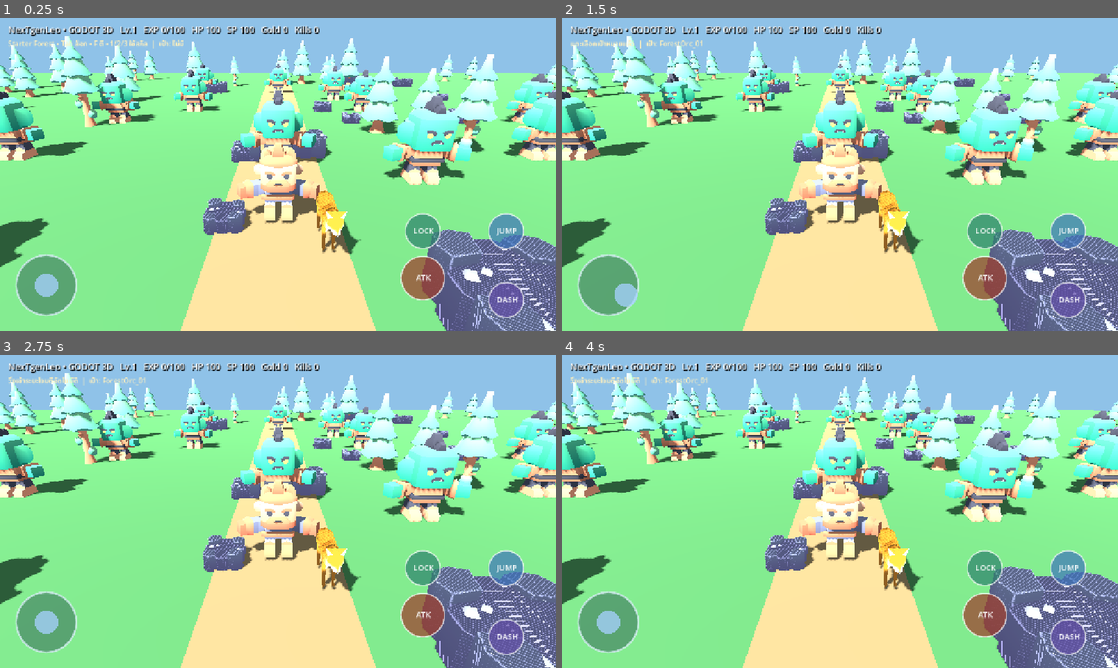
Above: before the commit, frames 1-4 (two rows, left to right).
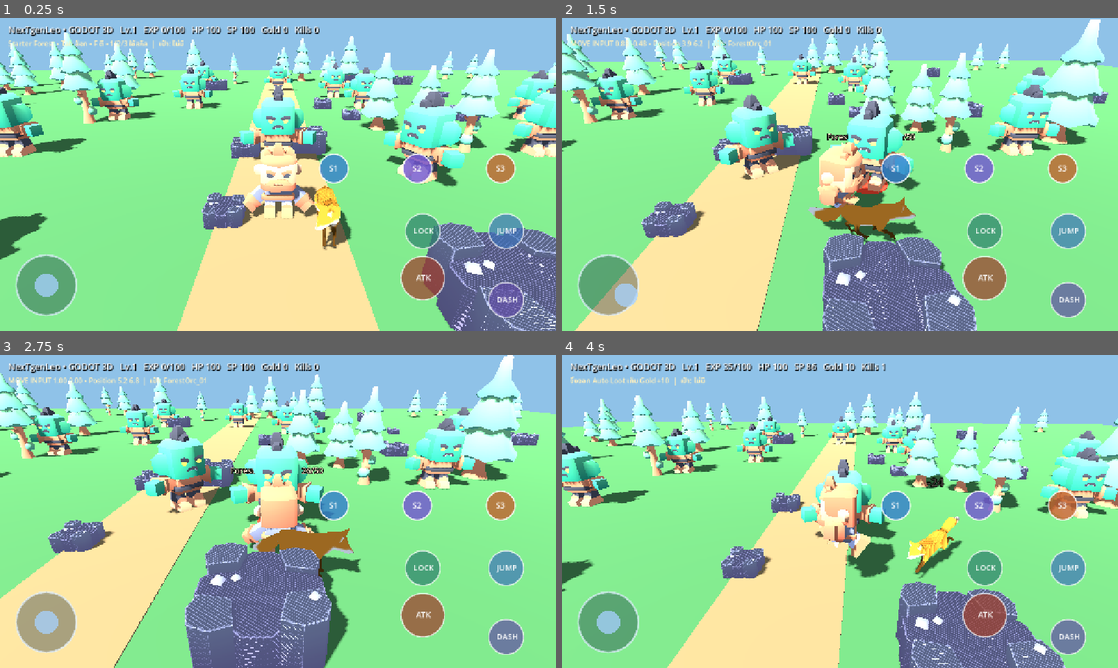
Above: after the commit, the same moments.

Repository: redfullmoon209-debug/NexTgenLeo
Game: Godot game, scene res://godot_src/main.tscn
The game is run twice, just before and just after one commit, with the same random seed, the same clock (stepped at 60 frames per second) and the same inputs.
Inputs (mouse positions are in pixels of both pictures, inside the frame that each line leads up to):
- Up to frame 1 (0.25 s): no input
- Up to frame 2 (1.5 s): tap Enter at 0.5 s; move the mouse to (962, 158) at 0.52 s; hold D (leo_right) 0.53-1.25 s; hold F (leo_attack) 0.53-1.25 s; click (962, 158) at 0.67 s; tap Space at 0.77 s; drag from (728, 190) to (812, 237) at 1.27 s
- Up to frame 3 (2.75 s): move the mouse to (333, 442) at 2.02 s; hold D (leo_right) from 2.03 s (still down); tap Enter at 2.1 s
- Up to frame 4 (4 s): release D (leo_right) at 2.75 s; drag from (812, 574) to (673, 464) at 2.77 s; move the mouse to (1006, 558) at 3.52 s; hold A (leo_left) from 3.53 s (still down); tap Shift at 3.6 s; tap Space at 3.77 s

The runs differ from the first frame. In frame 1, 20% of the frame differs, in the area x 0-100%, y 4-100%; in frame 2, 64%, in the area x 0-100%, y 0-100%; in frame 3, 61%; in frame 4, 48%.
Error before the commit: Invalid call. Nonexistent function 'set_skills (via call)' in base 'Control (touch_hud.gd)'. (res://godot_src/main.gd:361)

Commit message:
Display three mobile skill buttons with live cooldown and stamina feedback

Diff:
--- a/godot_src/touch_hud.gd
+++ b/godot_src/touch_hud.gd
@@ -1,6 +1,13 @@
 extends Control
 ## Visual-only touch HUD. Touch ownership is handled by main.gd for multi-touch support.
 var stick := Vector2.ZERO
+var skill_cooldowns := [0.0, 0.0, 0.0]
+var current_stamina := 100.0
+
+func set_skills(cooldowns: Array, stamina: float) -> void:
+    skill_cooldowns = cooldowns.duplicate()
+    current_stamina = stamina
+    queue_redraw()
 
 func set_joystick(axis: Vector2) -> void:
     stick = axis
@@ -12,6 +19,9 @@
     draw_circle(base, 69.0, Color(0.04, 0.12, 0.22, 0.35))
     draw_arc(base, 69.0, 0, TAU, 64, Color(0.88, 0.94, 1.0, 0.7), 3.0, true)
     draw_circle(base + Vector2(stick.x, -stick.y) * 46.0, 27.0, Color(0.65, 0.82, 1.0, 0.76))
+    _skill_button(Vector2(screen.x * 0.60, screen.y * 0.48), 33.0, 0, Color(0.21, 0.50, 0.80, 0.82))
+    _skill_button(Vector2(screen.x * 0.75, screen.y * 0.48), 33.0, 1, Color(0.45, 0.34, 0.82, 0.82))
+    _skill_button(Vector2(screen.x * 0.90, screen.y * 0.48), 33.0, 2, Color(0.75, 0.39, 0.19, 0.82))
     _button(Vector2(screen.x * 0.76, screen.y * 0.68), 40.0, "LOCK", Color(0.18, 0.51, 0.43, 0.72))
     _button(Vector2(screen.x * 0.76, screen.y * 0.83), 50.0, "ATK", Color(0.62, 0.25, 0.18, 0.73))
     _button(Vector2(screen.x * 0.91, screen.y * 0.68), 40.0, "JUMP", Color(0.24, 0.45, 0.73, 0.7))
@@ -22,3 +32,18 @@
     draw_arc(center, radius, 0, TAU, 48, Color(1, 1, 1, 0.65), 2.0, true)
     var font := ThemeDB.fallback_font
     draw_string(font, center + Vector2(-label.length() * 5.5, 6), label, HORIZONTAL_ALIGNMENT_LEFT, -1, 18, Color.WHITE)
+
+func _skill_button(center: Vector2, radius: float, index: int, color: Color) -> void:
+    draw_circle(center, radius, color)
+    draw_arc(center, radius, 0, TAU, 48, Color(1, 1, 1, 0.8), 2.0, true)
+    var font := ThemeDB.fallback_font
+    var title := "S%d" % (index + 1)
+    draw_string(font, center + Vector2(-11, 6), title, HORIZONTAL_ALIGNMENT_LEFT, -1, 18, Color.WHITE)
+    var remaining := float(skill_cooldowns[index])
+    var costs := [18.0, 25.0, 35.0]
+    if remaining > 0.05:
+        draw_circle(center, radius - 3.0, Color(0.04, 0.06, 0.12, 0.68))
+        var cooldown_text := "%.1f" % remaining
+        draw_string(font, center + Vector2(-15, 6), cooldown_text, HORIZONTAL_ALIGNMENT_LEFT, -1, 17, Color.WHITE)
+    elif current_stamina < costs[index]:
+        draw_arc(center, radius - 4.0, 0, TAU, 32, Color(1.0, 0.25, 0.2, 0.95), 3.0, true)
